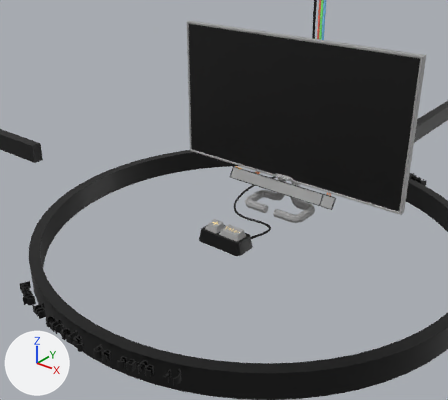
Before and after pictures for a commit that changed the FBX model Assets/Models/Scene.fbx.
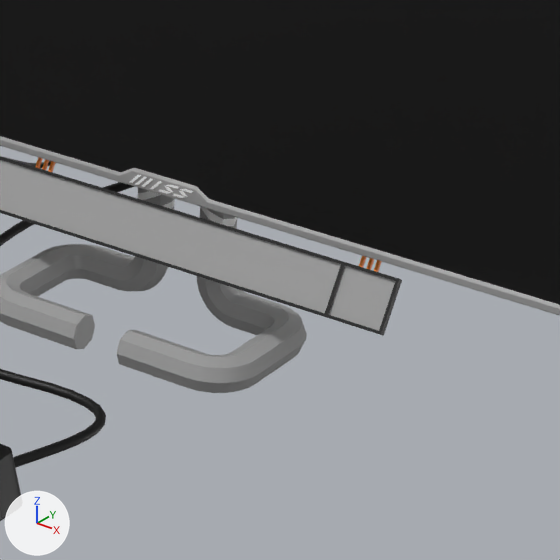
Each version is shown from a camera (50 mm lens) standing at (19.8, -27.8, 18.2) and looking at (-1.2, -1.5, 1.9), then close up on the part from 55% to 83% of the width and 34% to 65% of the height. Arrows for +X, +Y and +Z are at lower left; the lights stay in place. Where no turn or scale is listed for an object, it has been applied to the vertices. Vertices at the same position are counted once.

Objects in the first close-up: 'BitDisplay', 'BitDisplayHandles', 'Monitor', 'Point', 'Table'.
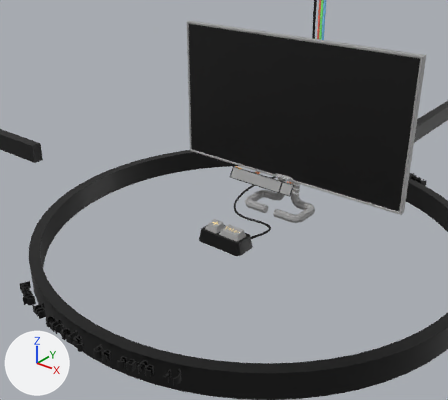
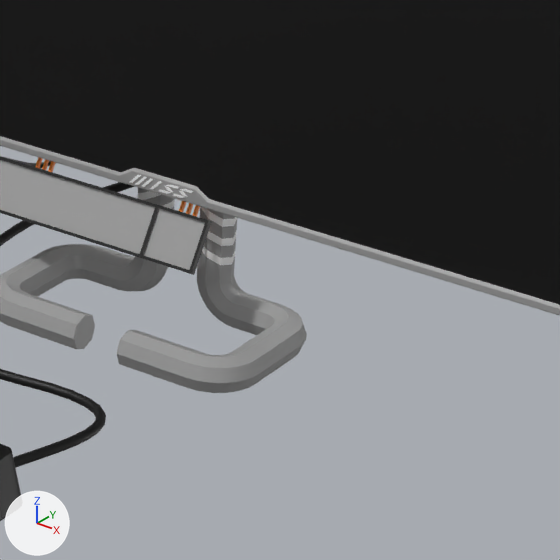
Commit message: Update bit array size from 16 to 6 bits

The change in detail:
me_plane_002 has 40 vertices, 36 faces and spans x -3.91..3.91, y -0.2..0.34, z -0.39..0.34.
me_plane_002 is used by ob_bitdisplay; location (0.0, 2.65, 1.64).
me_plane_002 part 4: all 24 vertices in x 3.04..3.91, y -0.2..0.28, z -0.39..0.34 are moved by (-3.0, 0.0, 0.0).
me_plane_009 has 96 vertices, 84 faces and spans x -2.84..2.84, y -0.31..0.38, z -0.24..0.45.
me_plane_009 is used by ob_bitdisplayhandles; location (0.54, 3.03, 1.65).
me_plane_009 part 1: the loose piece of 16 vertices spanning x 2.57..2.61, y -0.31..0.38, z -0.24..0.45 is moved by (-2.91, 0.0, 0.0).
me_plane_009 part 2: the loose piece of 16 vertices spanning x 2.8..2.84, y -0.31..0.38, z -0.24..0.45 is moved by (-2.91, 0.0, 0.0).
me_plane_009 part 3: the loose piece of 16 vertices spanning x 2.69..2.73, y -0.31..0.38, z -0.24..0.45 is moved by (-2.91, 0.0, 0.0).

Where the change shows, as pixel boxes [x1, y1, x2, y2] in the close-ups (560 x 560 px; the box of a moved part takes in the faces that stretch with it):
'BitDisplay', reshaped: before [0, 157, 402, 336]; after [0, 157, 212, 275]
'BitDisplayHandles', reshaped: before [35, 157, 382, 272]; after [35, 157, 200, 217]
part 1 of me_plane_009, moved or reshaped: before [359, 256, 366, 267]; after [179, 201, 186, 212]
part 2 of me_plane_009, moved or reshaped: before [374, 260, 382, 272]; after [193, 205, 200, 217]
part 3 of me_plane_009, moved or reshaped: before [366, 258, 374, 270]; after [186, 203, 193, 214]
